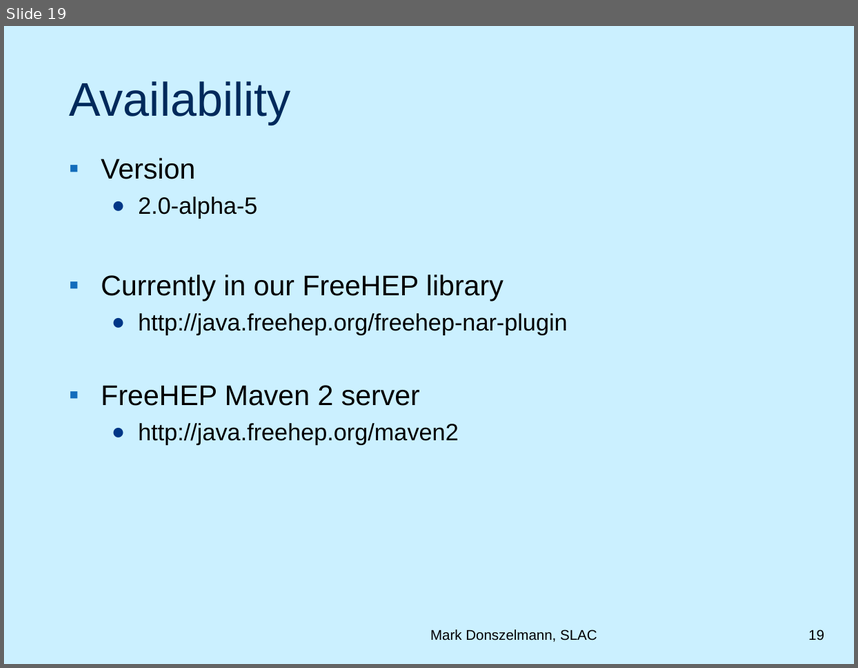
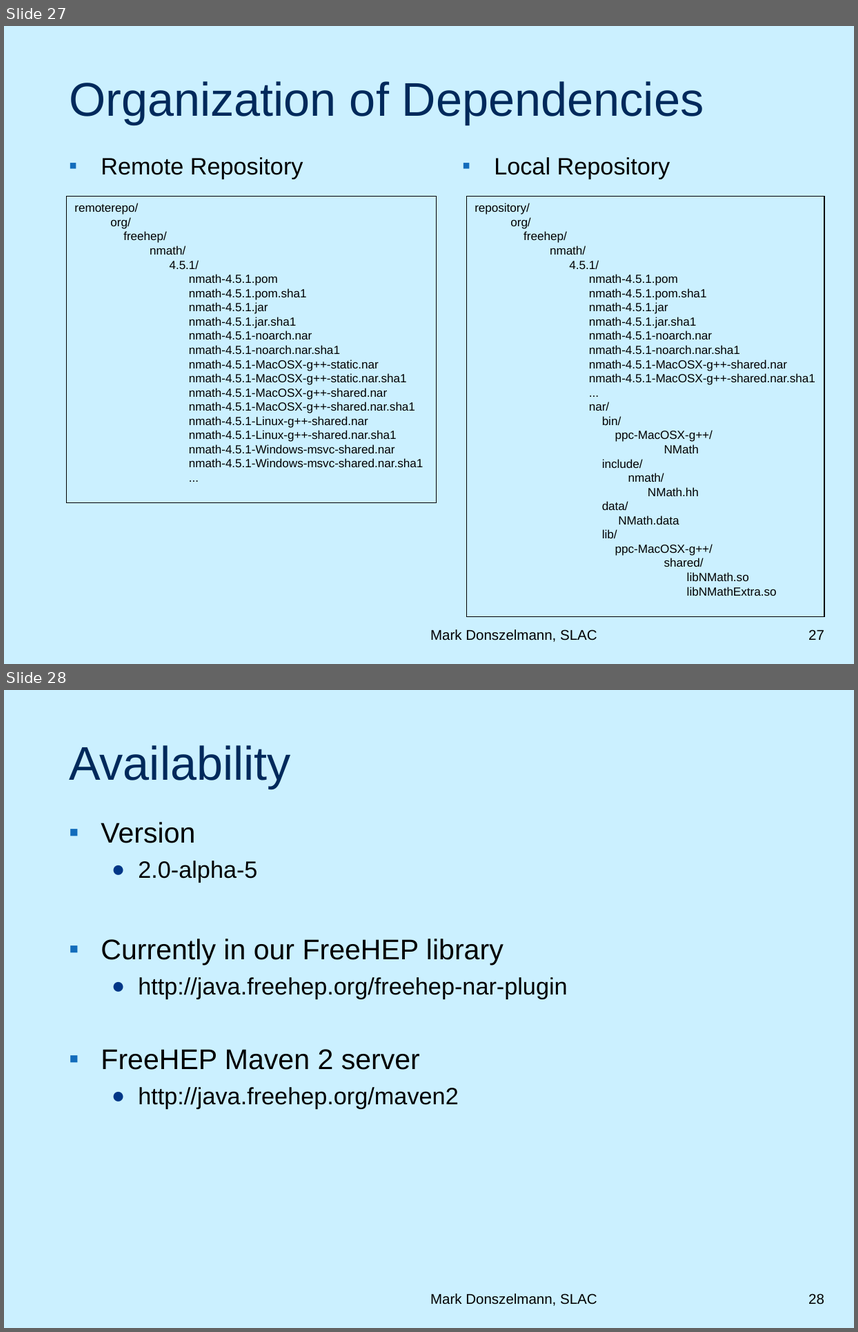
Before and after one commit to duns/freehep-nar-plugin, a slide deck: src/site/NARPlugin.ppt. Shown one above the other, each under a label of ours: slide 19 before the commit, slides 27 and 28 after it. The pictures are 858x668 and 858x1332 pixels, drawn with LibreOffice and Linux fonts; fonts in the diff are those of the drawing; background and template pictures are left out. Boxes give left, top, right and bottom in pixels: in the first picture for what was removed or moved away, otherwise in the second. Text is boxed around its words. In the diff, an @@ line names an element or a change of style, - is before the commit and + after.

```diff
--- a/src/site/NARPlugin.ppt
+++ b/src/site/NARPlugin.ppt
@@ slide 27 added at (x1=4, y1=26, x2=854, y2=664), background picture (left out) @@
@@ title added at (x1=69, y1=81, x2=704, y2=124), 40 pt, text #00295B @@
+Organization of Dependencies
@@ text added at (x1=101, y1=157, x2=303, y2=178), 20 pt, text #000000 @@
+▪ Remote Repository
@@ text added at (x1=494, y1=157, x2=671, y2=178), 20 pt, text #000000 @@
+▪ Local Repository
@@ rectangle added at (x1=66, y1=196, x2=436, y2=503), fill #CBF0FF, outline #000000 0.74 pt, 10 pt, text #000000 @@
+remoterepo/
+org/
+freehep/
+nmath/
+4.5.1/
+nmath-4.5.1.pom
+nmath-4.5.1.pom.sha1
+nmath-4.5.1.jar
+nmath-4.5.1.jar.sha1
+nmath-4.5.1-noarch.nar
+nmath-4.5.1-noarch.nar.sha1
+nmath-4.5.1-MacOSX-g++-static.nar
+nmath-4.5.1-MacOSX-g++-static.nar.sha1
+nmath-4.5.1-MacOSX-g++-shared.nar
+nmath-4.5.1-MacOSX-g++-shared.nar.sha1
+nmath-4.5.1-Linux-g++-shared.nar
+nmath-4.5.1-Linux-g++-shared.nar.sha1
+nmath-4.5.1-Windows-msvc-shared.nar
+nmath-4.5.1-Windows-msvc-shared.nar.sha1
+...
@@ rectangle added at (x1=466, y1=196, x2=824, y2=616), fill #CBF0FF, outline #000000 0.74 pt, 10 pt, text #000000 @@
+repository/
+org/
+freehep/
+nmath/
+4.5.1/
+nmath-4.5.1.pom
+nmath-4.5.1.pom.sha1
+nmath-4.5.1.jar
+nmath-4.5.1.jar.sha1
+nmath-4.5.1-noarch.nar
+nmath-4.5.1-noarch.nar.sha1
+nmath-4.5.1-MacOSX-g++-shared.nar
+nmath-4.5.1-MacOSX-g++-shared.nar.sha1
+...
+nar/
+bin/
+ppc-MacOSX-g++/
+NMath
+include/
+nmath/
+NMath.hh
+data/
+NMath.data
+lib/
+ppc-MacOSX-g++/
+shared/
+libNMath.so
+libNMathExtra.so
@@ text added at (x1=430, y1=629, x2=597, y2=641), 12 pt, text #000000 @@
+Mark Donszelmann, SLAC
@@ page number added at (x1=809, y1=629, x2=824, y2=639), 12 pt, text #000000 @@
+27
@@ what was slide 19 is now slide 28 @@
@@ page number at (x1=809, y1=1293, x2=824, y2=1304): text changed @@
-19
+28
```
Also in this commit, not shown: 11 slides changed, 9 other slides added, 1 other file.
